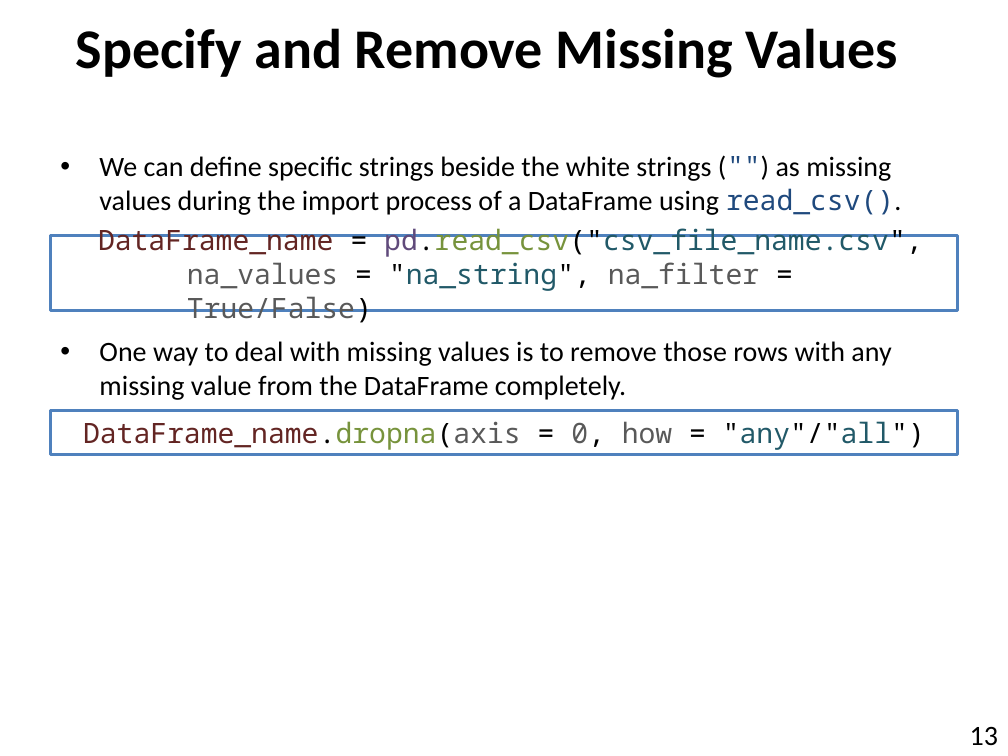
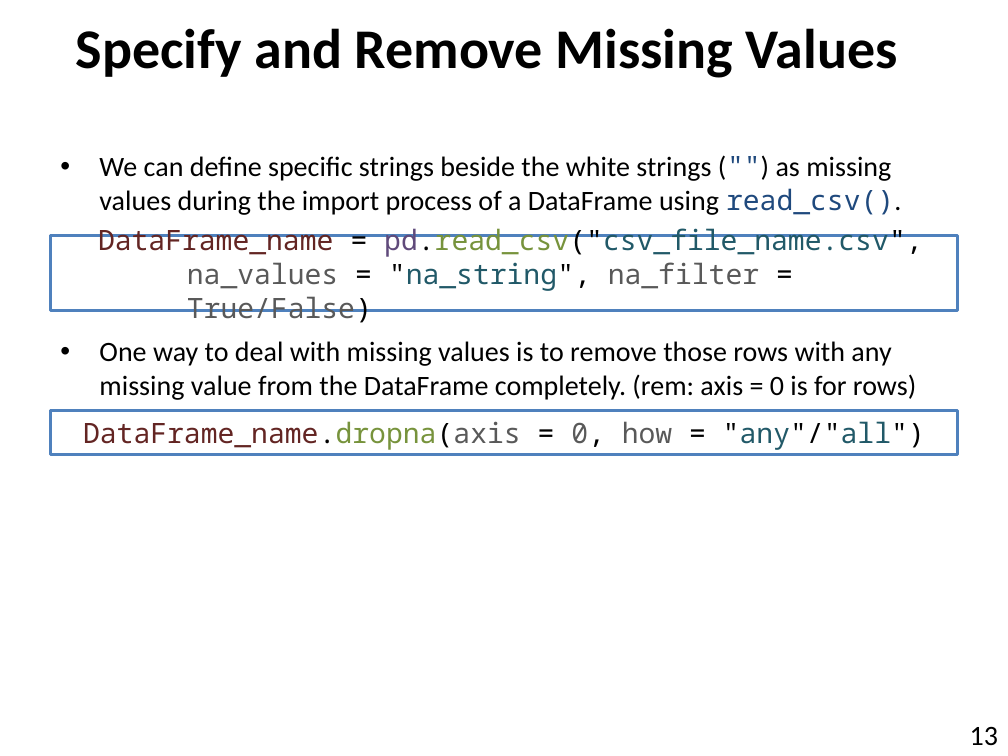
Before and after one commit to munishkumar-gh/munishkumar-gh.github.io, a slide deck: slide 13 of SuSS/2022_Sem2_ANL252_Python_4_Biz/3_Lecturer/Lecture_5/ANL252_SU5_Aug202 (MK_edits).pptx. Drawn at 1008x756 pixels with LibreOffice and Linux fonts; fonts in the diff are those of the drawing; background and template pictures are left out. Boxes give left, top, right and bottom in pixels: in the first picture for what was removed or moved away, otherwise in the second. Text is boxed around its words. In the diff, an @@ line names an element or a change of style, - is before the commit and + after.

```diff
--- a/SuSS/2022_Sem2_ANL252_Python_4_Biz/3_Lecturer/Lecture_5/ANL252_SU5_Aug202 (MK_edits).pptx
+++ b/SuSS/2022_Sem2_ANL252_Python_4_Biz/3_Lecturer/Lecture_5/ANL252_SU5_Aug202 (MK_edits).pptx
@@ text at (99, 341, 916, 400): text changed @@
-• One way to deal with missing values is to remove those rows with any missing value from the DataFrame completely.
+• One way to deal with missing values is to remove those rows with any missing value from the DataFrame completely. (rem: axis = 0 is for rows)
```
Also in this commit, not shown: 3 other slides changed, 21 other files.
